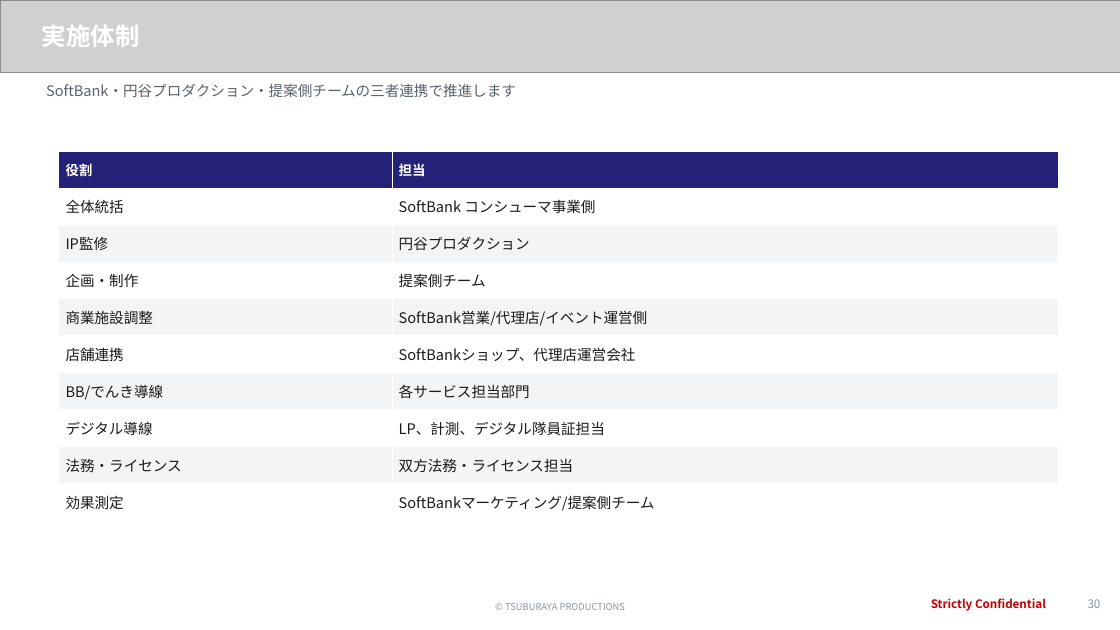
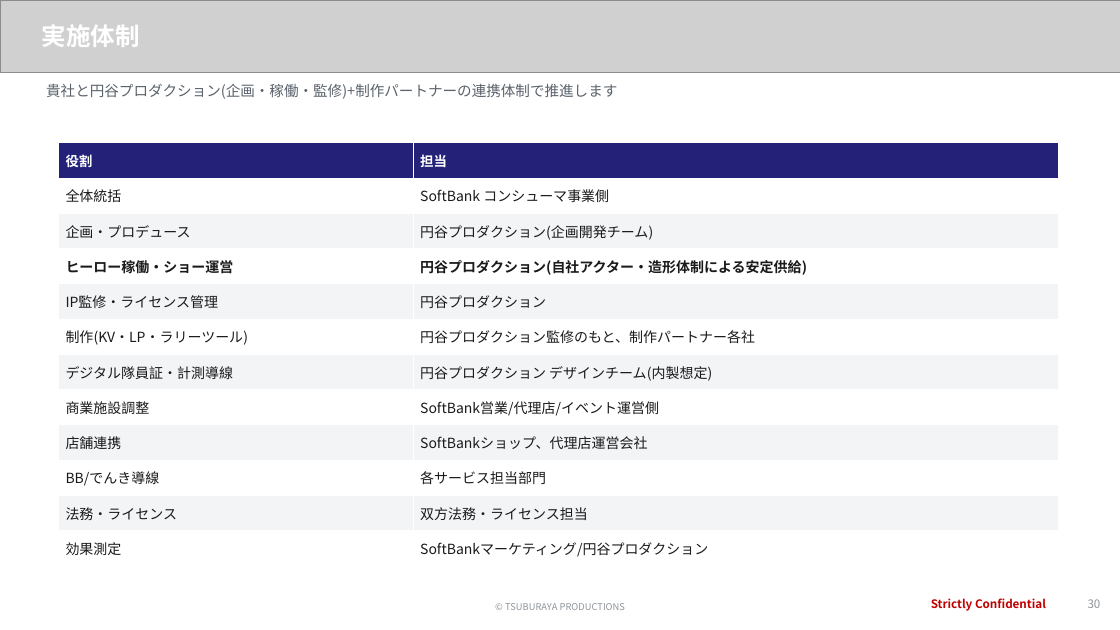
Before and after one commit to hayatoshintani-spe/kessho-lens, a slide deck: slide 30 of docs/proposals/softbank-ultraman-caravan/SoftBank_Ultraman_未来防衛隊キャラバン_提案資料.pptx. Drawn at 1120x630 pixels with LibreOffice and Linux fonts; fonts in the diff are those of the drawing; grey boxes stand for pictures. Boxes give left, top, right and bottom in pixels: in the first picture for what was removed or moved away, otherwise in the second. Text is boxed around its words. In the diff, an @@ line names an element or a change of style, - is before the commit and + after.

```diff
--- a/docs/proposals/softbank-ultraman-caravan/SoftBank_Ultraman_未来防衛隊キャラバン_提案資料.pptx
+++ b/docs/proposals/softbank-ultraman-caravan/SoftBank_Ultraman_未来防衛隊キャラバン_提案資料.pptx
@@ text at [46, 83, 617, 99]: text changed @@
-SoftBank・円谷プロダクション・提案側チームの三者連携で推進します
+貴社と円谷プロダクション(企画・稼働・監修)+制作パートナーの連携体制で推進します
@@ table at [59, 143, 1059, 566] @@
-row 3: IP監修 | 円谷プロダクション
-row 4: 企画・制作 | 提案側チーム
+row 3: 企画・プロデュース | 円谷プロダクション(企画開発チーム)
+row 4: ヒーロー稼働・ショー運営 | 円谷プロダクション(自社アクター・造形体制による安定供給)
+row 5: IP監修・ライセンス管理 | 円谷プロダクション
+row 6: 制作(KV・LP・ラリーツール) | 円谷プロダクション監修のもと、制作パートナー各社
+row 7: デジタル隊員証・計測導線 | 円谷プロダクション デザインチーム(内製想定)
-row 8: デジタル導線 | LP、計測、デジタル隊員証担当
-row 12, column 2: SoftBankマーケティング/提案側チーム
+row 12, column 2: SoftBankマーケティング/円谷プロダクション
@@ table: place and size @@
-table at [59, 151, 1059, 521]
+table at [59, 143, 1059, 566]
```
Also in this commit, not shown: 2 other files.
